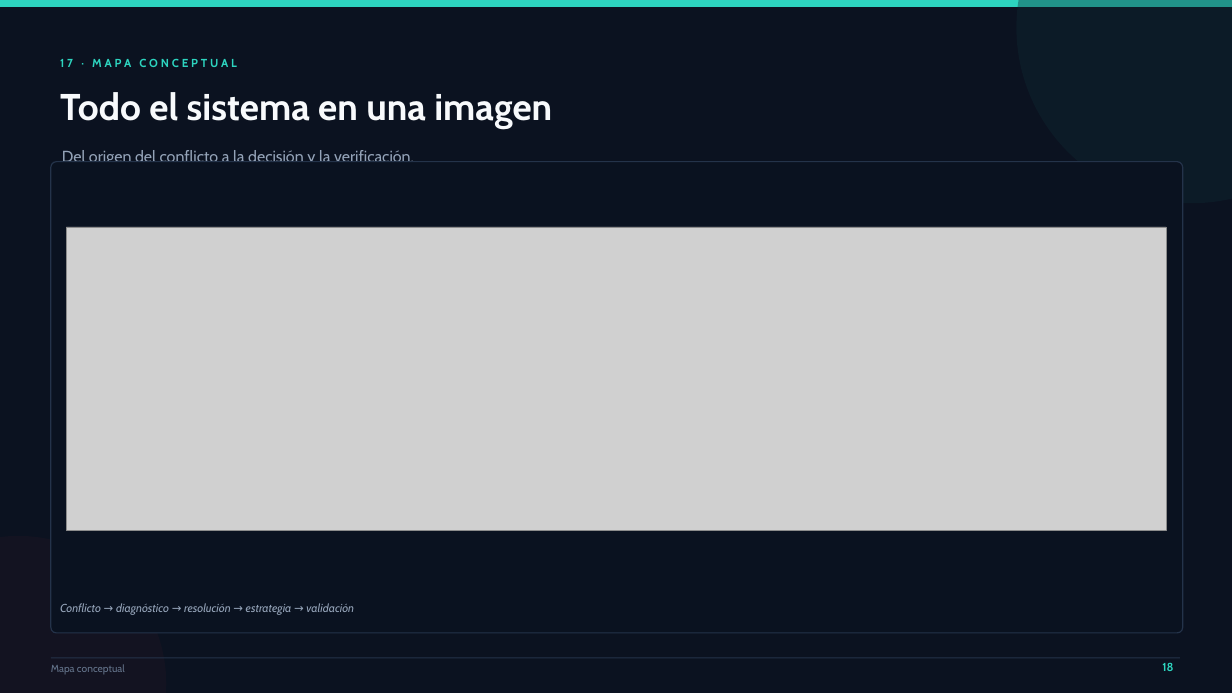
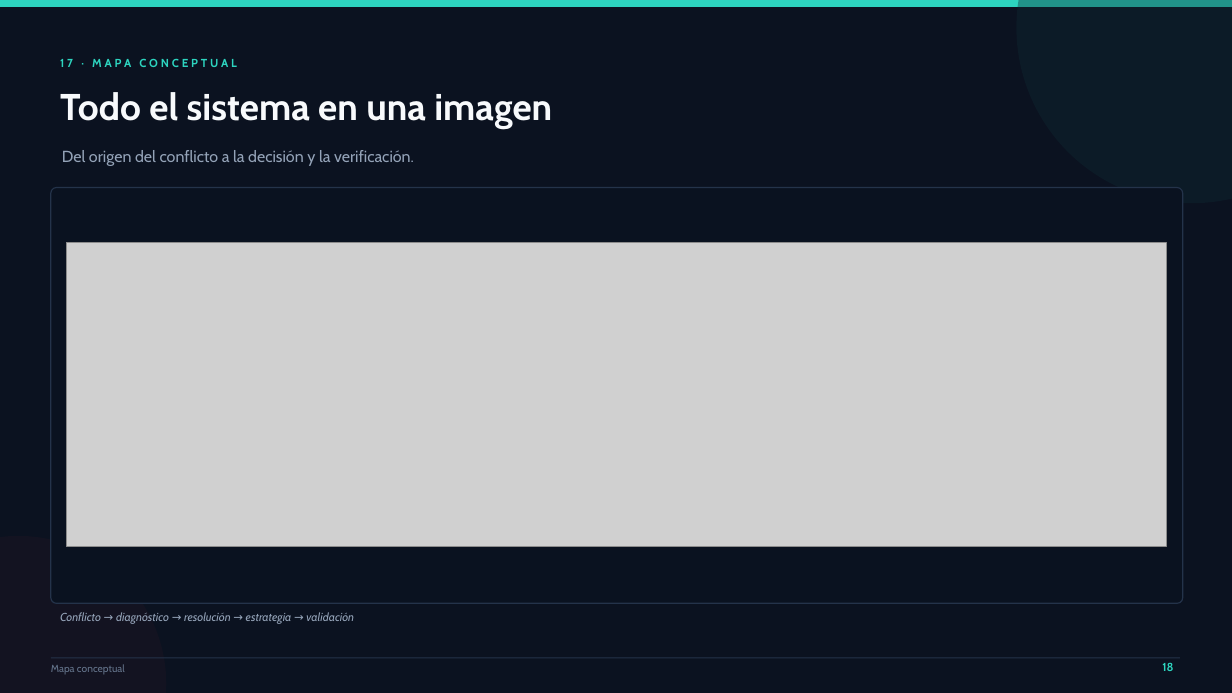
Before and after one commit to 75749748-blip/conflictos-git-ejercicios, a slide deck: slide 18 of Conflictos-Git-Presentacion.pptx. Drawn at 1232x693 pixels with LibreOffice and Linux fonts; fonts in the diff are those of the drawing; grey boxes stand for pictures. Boxes give left, top, right and bottom in pixels: in the first picture for what was removed or moved away, otherwise in the second. Text is boxed around its words. In the diff, an @@ line names an element or a change of style, - is before the commit and + after.

```diff
--- a/Conflictos-Git-Presentacion.pptx
+++ b/Conflictos-Git-Presentacion.pptx
@@ rounded rectangle resized from (x1=51, y1=162, x2=1183, y2=633) to (x1=51, y1=188, x2=1183, y2=604) @@
@@ rounded rectangle at (x1=51, y1=188, x2=1183, y2=604): proportions changed @@
@@ picture moved from (x1=67, y1=227, x2=1166, y2=531) to (x1=67, y1=243, x2=1166, y2=547) @@
@@ text "Conflicto → diagnóstico → resolución ..." moved from (x1=60, y1=603, x2=354, y2=615) to (x1=60, y1=612, x2=354, y2=624) @@
```
Also in this commit, not shown: 13 other slides changed, 17 other files.
